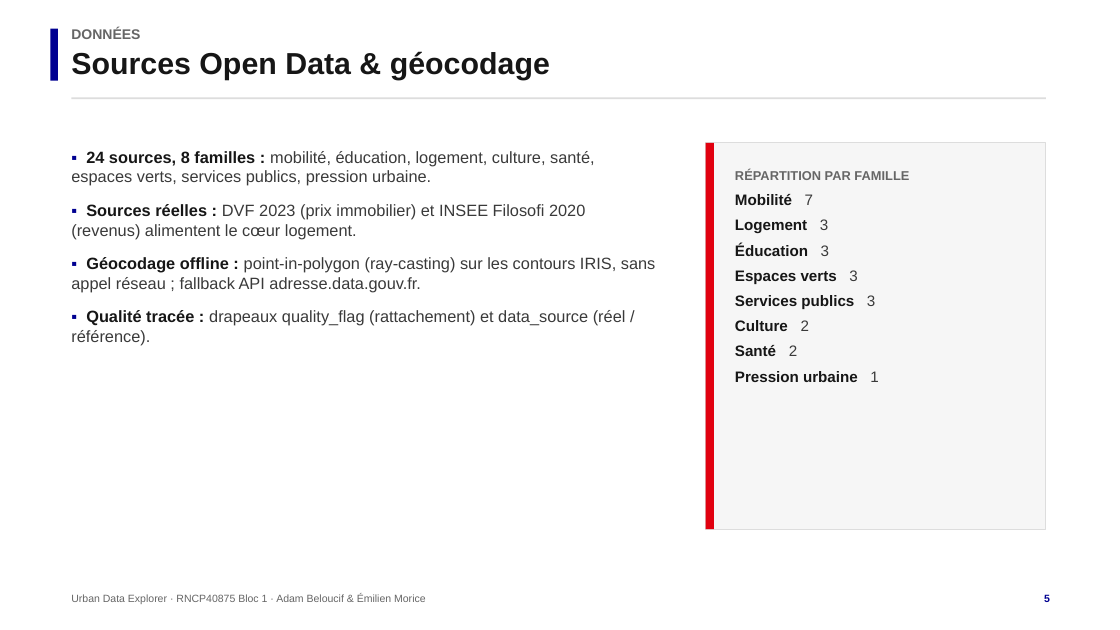
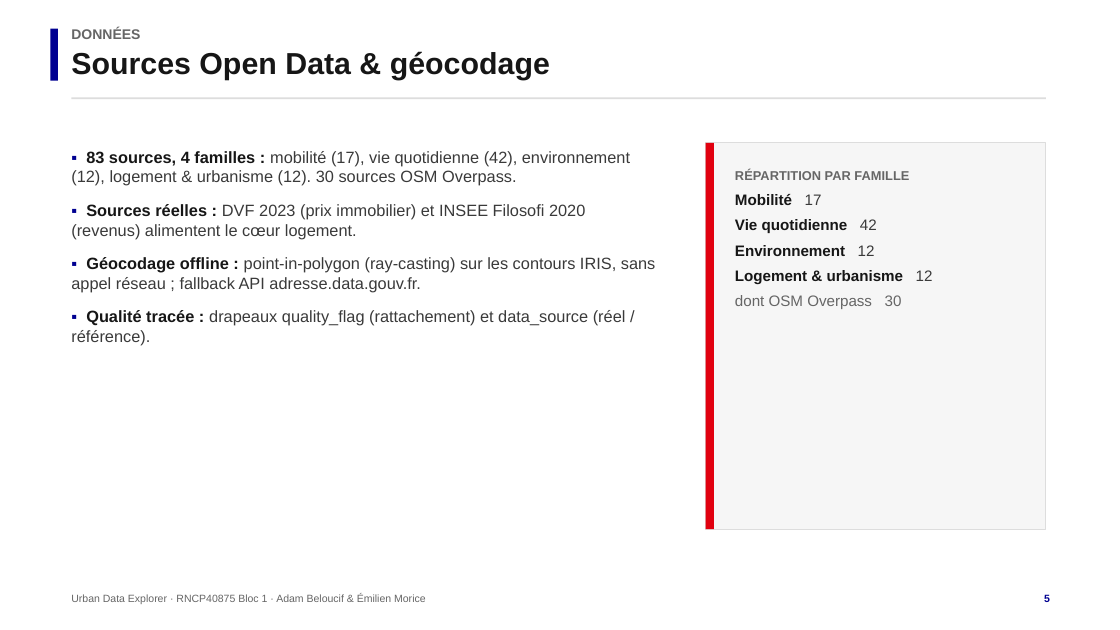
Before and after one commit to Adam-Blf/urban-data-explorer, a slide deck: slide 5 of soutenance.pptx. Drawn at 1120x630 pixels with LibreOffice and Linux fonts; fonts in the diff are those of the drawing. Boxes give left, top, right and bottom in pixels: in the first picture for what was removed or moved away, otherwise in the second. Text is boxed around its words. In the diff, an @@ line names an element or a change of style, - is before the commit and + after.

Commit message:
feat(catalog): 4 families, OSM + education sources, Sunday auto-ingest (#10)
* feat(catalog): reorganize into 4 families, add OSM + education sources

- Collapse 10+ families into 4: mobilite, vie_quotidienne, environnement, logement_urbanisme
- Add lieux_de_culte and pharmacies via OpenStreetMap Overpass API
- Fix lycees source: use data.education.gouv.fr annuaire (real lat/lon columns)
- Add latitude_candidates/longitude_candidates for data.gouv.fr sources (musees, lycees)
- Add scripts/auto_ingest.py: real downloader with Overpass support + retry logic
- Add tasks/urban_ingest_sunday.xml: Task Scheduler XML (Sunday 04h00, no .ps1/.bat)

* feat(catalog): add 22 OSM sources via Overpass API

Complete OSM layer for everything missing from opendata.paris.fr:
- Mobilite: parkings_velos, autopartage
- Vie quotidienne: commissariats, pompiers, pharmacies (fixed),
  dentistes, medecins_gp, veterinaires, restaurants_cafes,
  supermarches, banques_dab, bureaux_poste, cinemas, theatres,
  salles_sport, hotels
- Environnement: terrains_sport, bacs_recyclage, toilettes_osm,
  fontaines_wallace, stations_velo_osm
- Fix: use ref:INSEE=75056 area selector (more reliable than name=Paris)
Total: 66 sources (34 ODP + 22 OSM + 10 data.gouv/education)

* fix: migrate to 4-family model, remove police sources, green CI

* refactor: migrate district_rows to 4-family model, update deliverables

```diff
--- a/soutenance.pptx
+++ b/soutenance.pptx
@@ text at [71, 151, 630, 186]: text changed @@
-▪ 24 sources, 8 familles : mobilité, éducation, logement, culture, santé, espaces verts, services publics, pression urbaine.
+▪ 83 sources, 4 familles : mobilité (17), vie quotidienne (42), environnement (12), logement & urbanisme (12). 30 sources OSM Overpass.
@@ text at [735, 194, 933, 309]: text changed @@
-Mobilité 7
-Logement 3
-Éducation 3
-Espaces verts 3
-Services publics 3
-Culture 2
-Santé 2
-Pression urbaine 1
+Mobilité 17
+Vie quotidienne 42
+Environnement 12
+Logement & urbanisme 12
+dont OSM Overpass 30
```
Also in this commit, not shown: 2 other slides changed, 12 other files.
